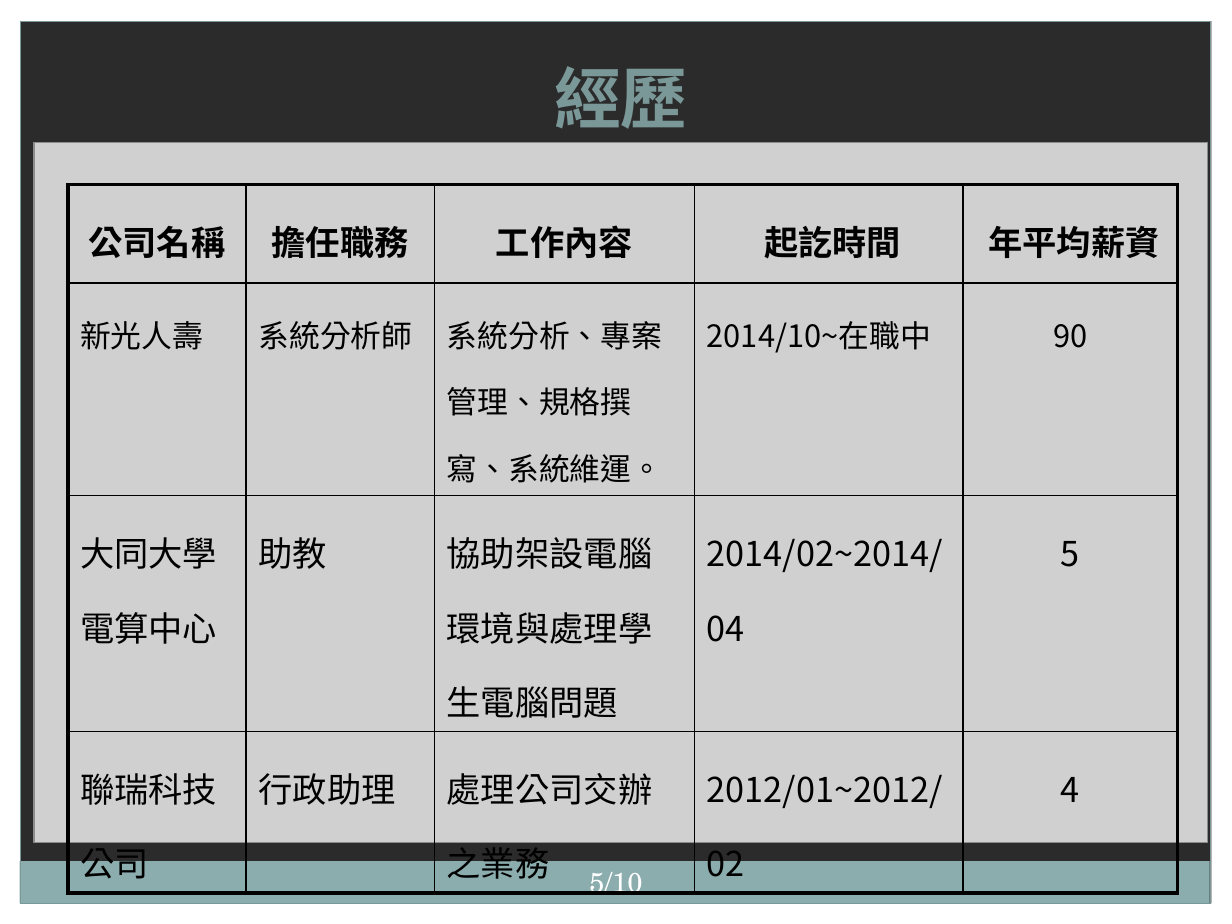
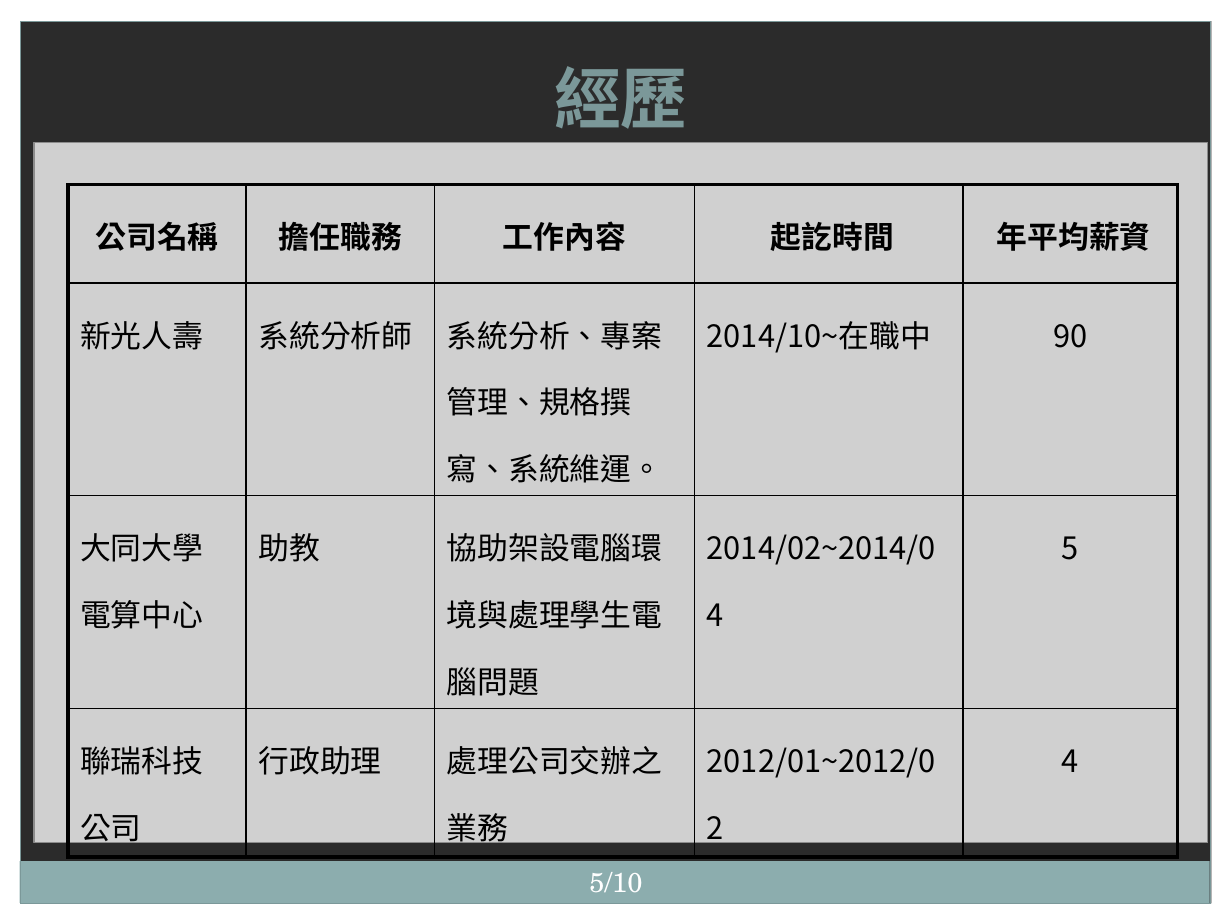
Before and after one commit to hrne/FINAL_REPORT, a slide deck: slide 5 of twu/面試/數據通信分公司_附件CHK-01簡報_1100427_涂宇欣.pptx. Drawn at 1232x924 pixels with LibreOffice and Linux fonts; fonts in the diff are those of the drawing; grey boxes stand for pictures; background and template pictures are left out; a plain dark background stands for a picture behind light text. Boxes give left, top, right and bottom in pixels: in the first picture for what was removed or moved away, otherwise in the second. Text is boxed around its words. In the diff, an @@ line names an element or a change of style, - is before the commit and + after.

```diff
--- a/twu/面試/數據通信分公司_附件CHK-01簡報_1100427_涂宇欣.pptx
+++ b/twu/面試/數據通信分公司_附件CHK-01簡報_1100427_涂宇欣.pptx
@@ table at box(68, 185, 1178, 852) @@
@@ size 20 to 18 pt in "公司名稱", "擔任職務", "工作內容", "起訖時間" and 11 more places @@
```
Also in this commit, not shown: 2 other slides changed, 1 slide added, 1 slide removed.
